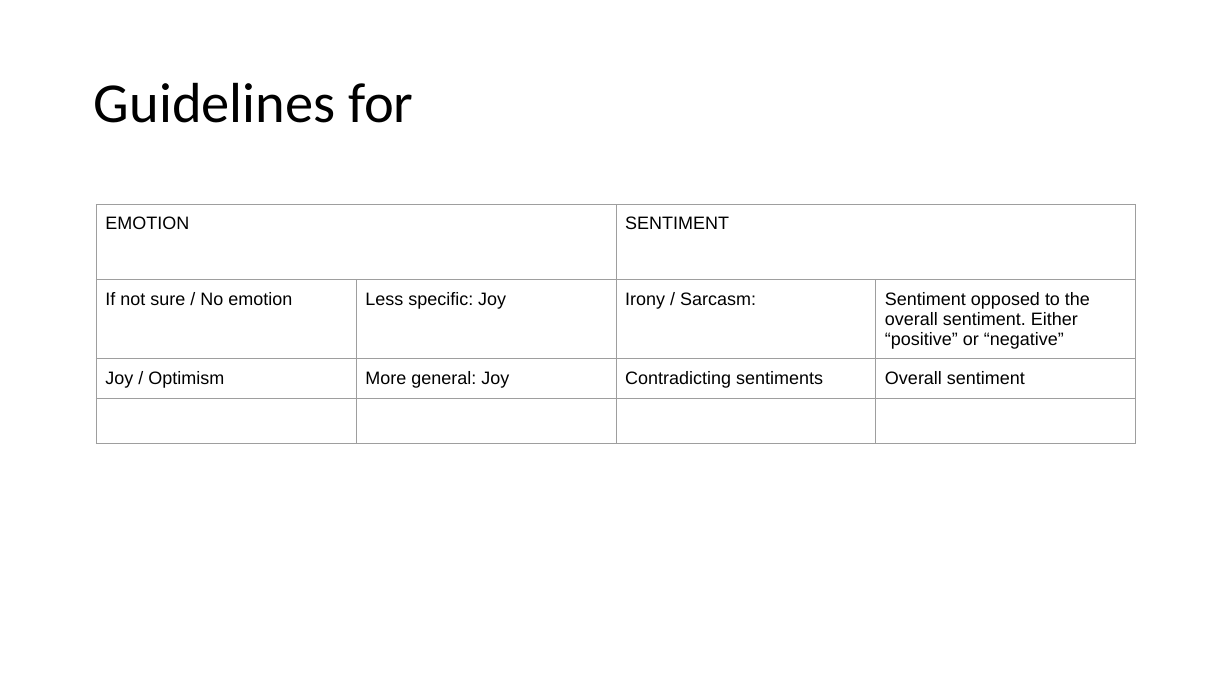
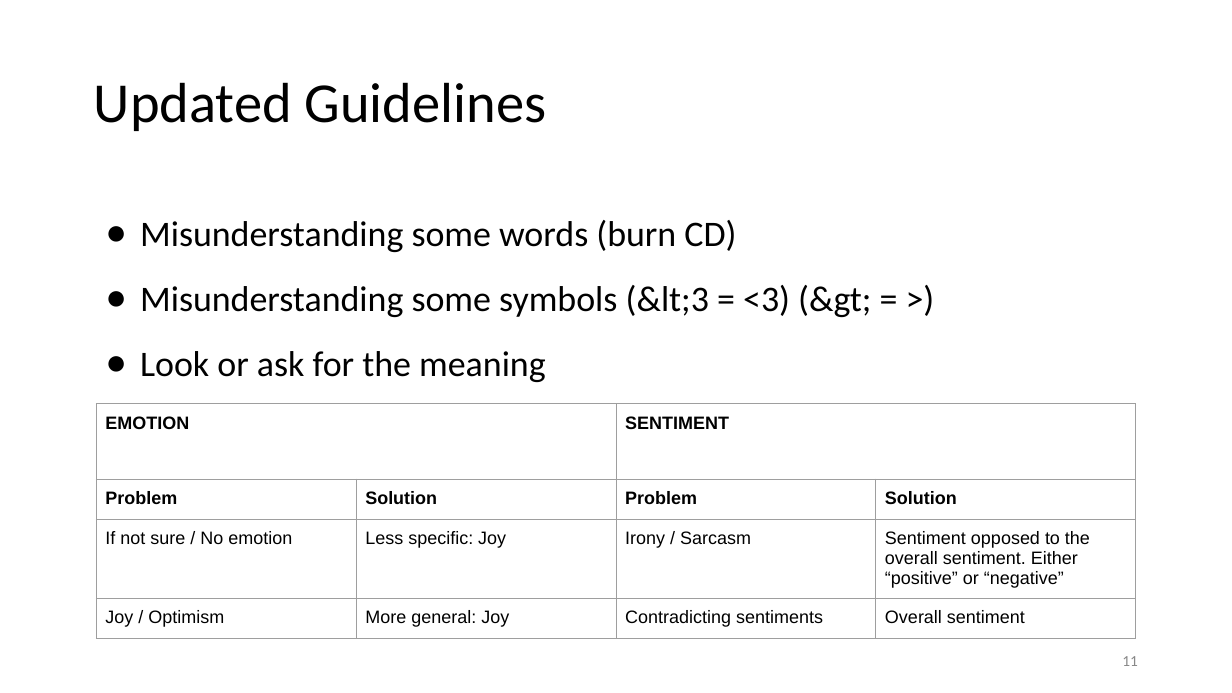
Before and after one commit to juletx/twitter-sentiment-emotion, a slide deck: slide 11 of slides/twitter_sentiment_emotion.pptx (slide 8 before the commit). Drawn at 1232x693 pixels with LibreOffice and Linux fonts; fonts in the diff are those of the drawing. Boxes give left, top, right and bottom in pixels: in the first picture for what was removed or moved away, otherwise in the second. Text is boxed around its words. In the diff, an @@ line names an element or a change of style, - is before the commit and + after.

Commit message:
update slides

```diff
--- a/slides/twitter_sentiment_emotion.pptx
+++ b/slides/twitter_sentiment_emotion.pptx
@@ title at box(94, 82, 546, 131): text changed @@
-Guidelines for
+Updated Guidelines
@@ text added at box(140, 220, 871, 382), 28 pt, text #000000 @@
+● Misunderstanding some words (burn CD)
+● Misunderstanding some symbols (&lt;3 = <3) (&gt; = >)
+● Look or ask for the meaning
@@ table at box(96, 404, 1135, 693) @@
-row 2: If not sure / No emotion | Less specific: Joy | Irony / Sarcasm: | Sentiment opposed to the overall sentiment. Either “positive” or “negative”
+row 2: Problem | Solution | Problem | Solution
+row 3: If not sure / No emotion | Less specific: Joy | Irony / Sarcasm | Sentiment opposed to the overall sentiment. Either “positive” or “negative”
-row 4:  |  |  | 
@@ bold on in "EMOTION", "SENTIMENT" @@
@@ table: place and size @@
-table at box(96, 204, 1135, 507)
+table at box(96, 404, 1135, 693)
@@ page number added at box(1122, 656, 1138, 666), 12 pt, text #888888 @@
+11
```
Also in this commit, not shown: 14 other slides changed, 5 slides added, 1 slide removed, 1 other file.
